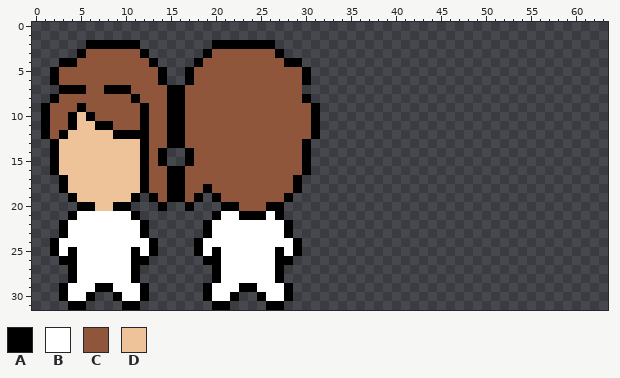
Pixel-art sprite -- res/player/player_sprite4.png. The first picture shows the starting point.
The file is 64x32 pixels.
Palette (. is transparent): A #000000  B #ffffff  C #8f563b  D #eec39a
Pixels before, first column x 1:
 2 .....AAAAAA........AAAAAAA.....
 3 ....ACCCCCCA......ACCCCCCCA....
 4 ..AACCCCCCCCA....ACCCCCCCCCAA..
 5 .ACCCCCCCCCCCA..ACCCCCCCCCCCCA.
 6 .ACCCCCCCCCCCA..ACCCCCCCCCCCCA.
 7 ..AAACCAAACCCCAACCCCCCCCCCCCC..
 8 .ACCCCCCCCACCCAACCCCCCCCCCCCCA.
 9 ACCCACCCCCCACCAACCCCCCCCCCCCCCA
10 ACCADACCCCCACCAACCCCCCCCCCCCCCA
11 ACCADDAACCCACCAACCCCCCCCCCCCCCA
12 ACADDDDDAAAACCAACCCCCCCCCCCCCCA
13 .ADDDDDDDDDACCAACCCCCCCCCCCCCA.
14 .ADDDDDDDDDACA..ACCCCCCCCCCCCA.
15 .ADDDDDDDDDACA..ACCCCCCCCCCCCA.
16 .ADDDDDDDDDACCAACCCCCCCCCCCCCA.
17 ..ADDDDDDDDACCAACCCCCCCCCCCCA..
18 ..ADDDDDDDDACCAACCACCCCCCCCCA..
19 ...ADDDDDDA.ACAACA.ACCCCCCCA...
20 ....AADDAA...A..A...AACCCAA....
21 ...ABBBBBBA........ABBAAABA....
22 ..ABBBBBBBBA......ABBBBBBBBA...
23 ..ABBBBBBBBA......ABBBBBBBBA...
24 .ABBBBBBBBBBA....ABBBBBBBBBBA..
25 .ABABBBBBBABA....ABABBBBBBABA..
26 ..AABBBBBBAA......AABBBBBBAA...
27 ...ABBBBBBA........ABBBBBBA....
28 ...ABBBBBBA........ABBBBBBA....
29 ..ABBBAABBBA......ABBBAABBBA...
30 ..ABBA..ABBA......ABBA..ABBA...
31 ...AA....AA........AA....AA....
After:
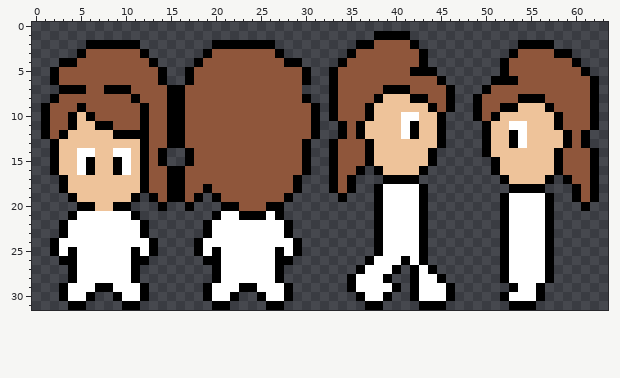
Diff:
Changed rows in their new state; - is an unchanged pixel.
first column x 5:
 1 ---------------------------------AAAA---------------------
 2 -------------------------------AACCCCA-----------AAAA-----
 3 ------------------------------ACCCCCCCA---------ACCCCAA---
 4 -----------------------------ACCCCCCCCA--------ACCCCCCCA--
 5 ----------------------------ACCCCCCCCAAA-------ACCCCCCCCA-
 6 ----------------------------ACCCCCCCCCCCA-----AAACCCCCCCCA
 7 ----------------------------ACCCCCAAACCCCA---ACCCCCCCCCCCA
 8 ----------------------------ACCCCADDDAACCA--ACCCCAAACCCCCA
 9 ----------------------------ACCCADDDDDDACA--ACCAADDDACCCCA
10 ----------------------------ACCCADDDBBDDA---ACADDDDDDACCCA
11 -----------------------------ACADDDDBADDA----ADDBBDDDACCCA
12 -----------------------------ACADDDDBADDA----ADDABDDDDACA-
13 ----------------------------ACCCADDDDDDDA----ADDABDDDDACA-
14 BB--BB----------------------ACCCADDDDDDA-----ADDDDDDDACCCA
15 BA--AB----------------------ACCCADDDDDDA------ADDDDDDACCCA
16 BA--AB----------------------ACCA-ADDDDA-------ADDDDDDACCCA
17 ----------------------------ACA---AAAA---------ADDDDA-ACCA
18 ----------------------------ACA--ABBBBA---------AAAA---ACA
19 -----------------------------A---ABBBBA--------ABBBBA--ACA
20 ---------------------------------ABBBBA--------ABBBBA---A-
21 ---------------------------------ABBBBA--------ABBBBA-----
22 ---------------------------------ABBBBA--------ABBBBA-----
23 ---------------------------------ABBBBA--------ABBBBA-----
24 ---------------------------------ABBBBA--------ABBBBA-----
25 ---------------------------------ABBBBA--------ABBBBA-----
26 --------------------------------ABBBABA--------ABBBBA-----
27 -------------------------------ABBBA-ABA-------ABBBBA-----
28 ------------------------------ABBBA--ABBA------ABBBBA-----
29 ------------------------------ABBBBA-ABBBA------ABBA------
30 -------------------------------ABBA--ABBBA-----ABBBA------
31 --------------------------------AA----AAA-------AAA-------
Pixel boxes of the changes (left, top, right, bottom) in both pictures:
added: (329, 31, 599, 310)
changed: (77, 148, 131, 175)
